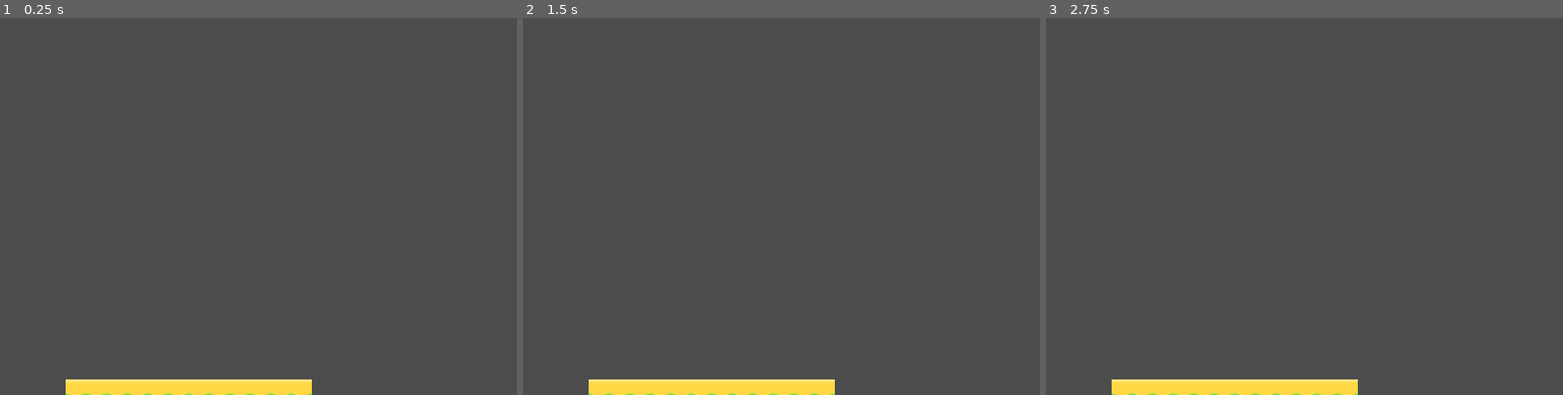
Above: before the commit, frames 1-3 (left to right).
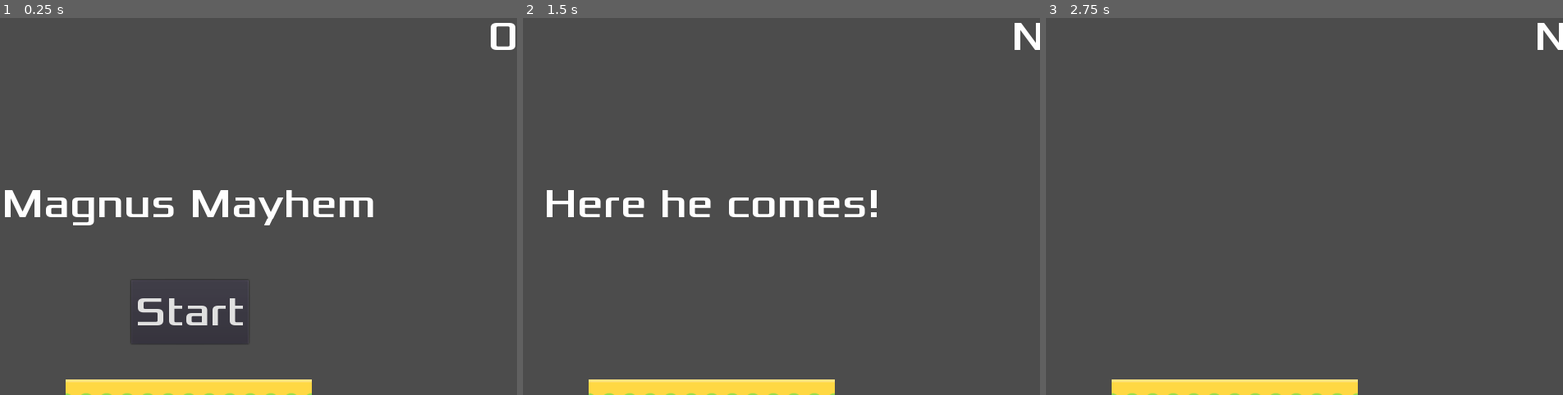
Above: after the commit, the same moments.

Repository: Omegapoint/magnus-mayhem
Game: Godot game, scene res://World.tscn
The game is run twice, just before and just after one commit, with the same random seed, the same clock (stepped at 60 frames per second) and the same inputs.
Inputs (mouse positions are in pixels of both pictures, inside the frame that each line leads up to):
- Up to frame 1 (0.25 s): no input
- Up to frame 2 (1.5 s): click (714, 312) at 0.5 s, where only the run after the commit has a clickable "Start"; tap Enter at 1.25 s
- Up to frame 3 (2.75 s): tap Space at 2 s

The runs differ from the first frame. In frame 1, 3.0% of the frame differs, in the area x 0-100%, y 1-87%; in frame 2, 1.8%; in frame 3, 0.2%.

Commit message:
feat: Add HUD

Diff:
--- /dev/null
+++ b/HUD.gd
@@ -0,0 +1,28 @@
+extends CanvasLayer
+
+signal start_game
+
+func show_message(text):
+	$Message.text = text
+	$Message.show()
+	$MessageTimer.start()
+
+func show_game_over():
+	show_message("Mayhem Over")
+	yield($MessageTimer, "timeout")
+	$Message.text = "Magnus Mayhem"
+	$Message.show()
+	yield(get_tree().create_timer(1), "timeout")
+	$StartButton.show()
+
+func update_score(score):
+	$ScoreLabel.text = str(score)
+
+
+func _on_MessageTimer_timeout():
+	$Message.hide()
+
+
+func _on_StartButton_pressed():
+	$StartButton.hide()
+	emit_signal("start_game")
--- /dev/null
+++ b/HUD.tscn
@@ -0,0 +1,58 @@
+[gd_scene load_steps=4 format=2]
+
+[ext_resource path="res://assets/fonts/Xolonium-Regular.ttf" type="DynamicFontData" id=1]
+[ext_resource path="res://HUD.gd" type="Script" id=2]
+
+[sub_resource type="DynamicFont" id=1]
+size = 64
+font_data = ExtResource( 1 )
+
+[node name="HUD" type="CanvasLayer"]
+script = ExtResource( 2 )
+
+[node name="ScoreLabel" type="Label" parent="."]
+anchor_left = 1.0
+anchor_right = 1.0
+margin_left = -45.0
+margin_bottom = 78.0
+custom_fonts/font = SubResource( 1 )
+text = "0"
+align = 1
+__meta__ = {
+"_edit_use_anchors_": false
+}
+
+[node name="Message" type="Label" parent="."]
+anchor_top = 0.5
+anchor_right = 1.0
+anchor_bottom = 0.5
+margin_top = -39.0
+margin_bottom = 39.0
+custom_fonts/font = SubResource( 1 )
+text = "Magnus Mayhem"
+align = 1
+__meta__ = {
+"_edit_use_anchors_": false
+}
+
+[node name="StartButton" type="Button" parent="."]
+anchor_left = 0.5
+anchor_top = 1.0
+anchor_right = 0.5
+anchor_bottom = 1.0
+margin_left = -90.0
+margin_top = -180.0
+margin_right = 90.0
+margin_bottom = -80.0
+custom_fonts/font = SubResource( 1 )
+text = "Start"
+__meta__ = {
+"_edit_use_anchors_": false
+}
+
+[node name="MessageTimer" type="Timer" parent="."]
+wait_time = 2.0
+one_shot = true
+
+[connection signal="pressed" from="StartButton" to="." method="_on_StartButton_pressed"]
+[connection signal="timeout" from="MessageTimer" to="." method="_on_MessageTimer_timeout"]
--- /dev/null
+++ b/MessageTimer.gd
@@ -0,0 +1,16 @@
+extends Timer
+
+
+# Declare member variables here. Examples:
+# var a = 2
+# var b = "text"
+
+
+# Called when the node enters the scene tree for the first time.
+func _ready():
+	pass # Replace with function body.
+
+
+# Called every frame. 'delta' is the elapsed time since the previous frame.
+#func _process(delta):
+#	pass
--- /dev/null
+++ b/World.gd
@@ -0,0 +1,10 @@
+extends Node2D
+
+var score
+
+func new_game():
+	$HUD.update_score(score)
+	$HUD.show_message("Here he comes!")
+
+func game_over():
+	$HUD.show_game_over()
--- a/World.tscn
+++ b/World.tscn
@@ -1,17 +1,19 @@
-[gd_scene load_steps=8 format=2]
+[gd_scene load_steps=10 format=2]
 
 [ext_resource path="res://assets/WorldTiles/tileYellow_06.png" type="Texture" id=1]
 [ext_resource path="res://World.tres" type="Shape2D" id=2]
 [ext_resource path="res://assets/WorldTiles/tileYellow_10.png" type="Texture" id=3]
 [ext_resource path="res://assets/WorldTiles/tileYellow_11.png" type="Texture" id=4]
+[ext_resource path="res://World.gd" type="Script" id=5]
+[ext_resource path="res://HUD.tscn" type="PackedScene" id=6]
 
-[sub_resource type="ConvexPolygonShape2D" id=3]
+[sub_resource type="ConvexPolygonShape2D" id=1]
 points = PoolVector2Array( 64, 0, 64, 64, 0, 64 )
 
-[sub_resource type="ConvexPolygonShape2D" id=4]
+[sub_resource type="ConvexPolygonShape2D" id=2]
 points = PoolVector2Array( 0, 0, 64, 64, 0, 64 )
 
-[sub_resource type="TileSet" id=2]
+[sub_resource type="TileSet" id=3]
 0/name = "tileYellow_06.png 0"
 0/texture = ExtResource( 1 )
 0/tex_offset = Vector2( 0, 0 )
@@ -64,21 +66,26 @@
 2/navigation_offset = Vector2( 0, 0 )
 2/shape_offset = Vector2( 0, 0 )
 2/shape_transform = Transform2D( 1, 0, 0, 1, 0, 0 )
-2/shape = SubResource( 4 )
+2/shape = SubResource( 2 )
 2/shape_one_way = false
 2/shape_one_way_margin = 1.0
 2/shapes = [ {
 "autotile_coord": Vector2( 0, 0 ),
 "one_way": false,
 "one_way_margin": 1.0,
-"shape": SubResource( 4 ),
+"shape": SubResource( 2 ),
 "shape_transform": Transform2D( 1, 0, 0, 1, 0, 0 )
 } ]
 2/z_index = 0
 
 [node name="World" type="Node2D"]
+script = ExtResource( 5 )
 
 [node name="Ground" type="TileMap" parent="."]
-tile_set = SubResource( 2 )
+tile_set = SubResource( 3 )
 format = 1
 tile_data = PoolIntArray( 589829, 0, 0, 589830, 0, 0, 589831, 0, 0, 589832, 0, 0, 589833, 0, 0, 589834, 0, 0 )
+
+[node name="HUD" parent="." instance=ExtResource( 6 )]
+
+[connection signal="start_game" from="HUD" to="." method="new_game"]
Not shown: 1 places in World.tscn that only renumber resources
Not shown, added: assets/fonts/FONTLOG.txt
Not shown, added: assets/fonts/LICENSE.txt
Binary file added: assets/fonts/Xolonium-Regular.ttf
Not shown, changed: .gitignore
